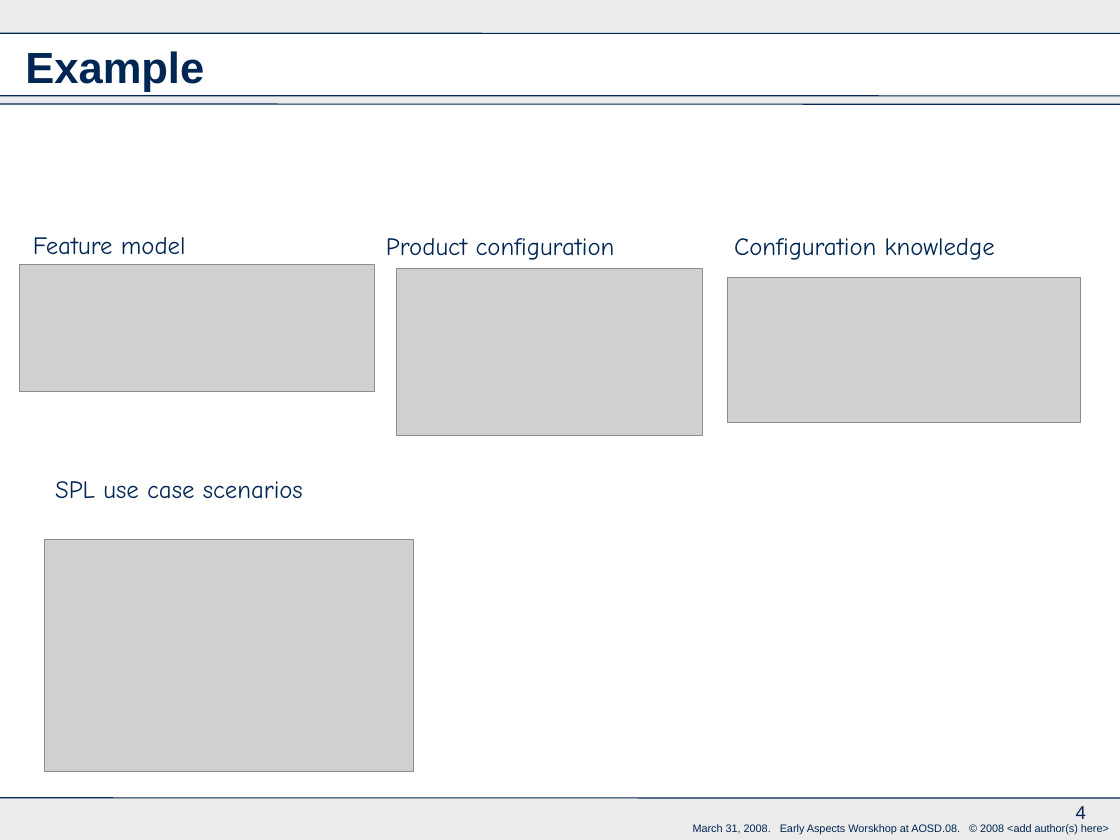
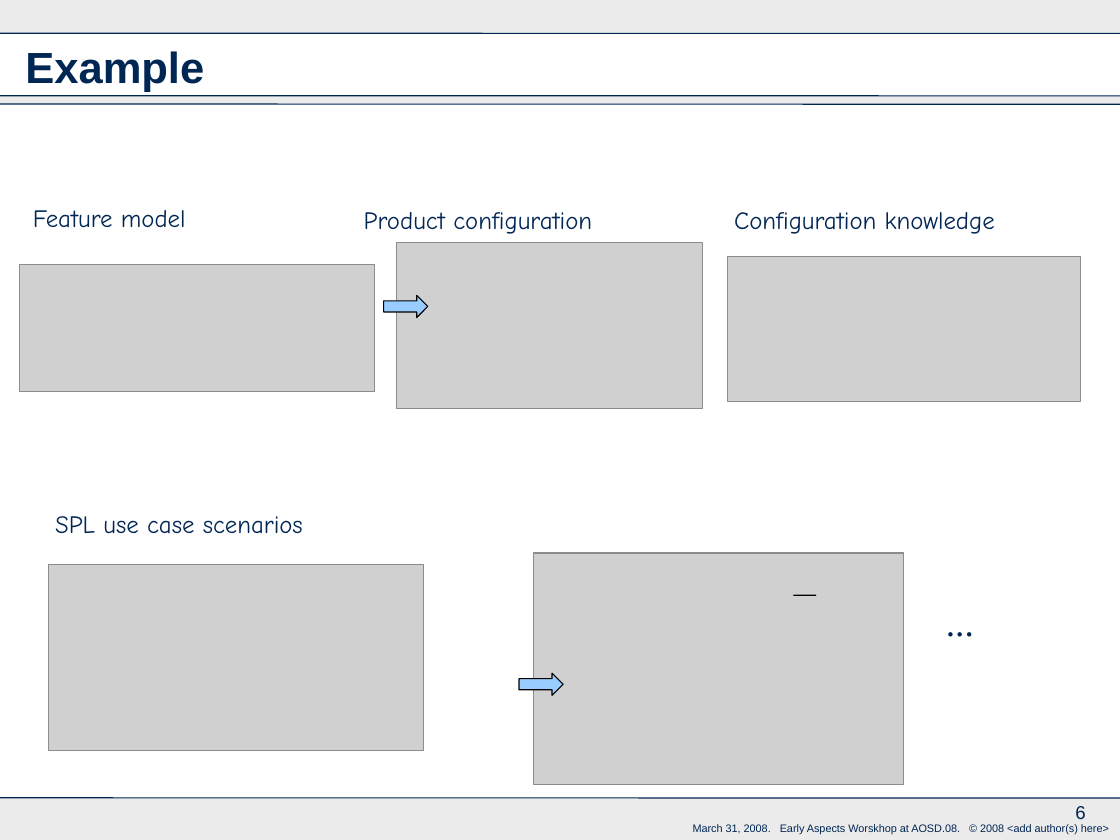
Before and after one commit to rbonifacio/variability-management-research, a slide deck: slide 6 of VariabilityManagement/docs/papers/ea/EA AOSD-RBA.ppt (slide 4 before the commit). Drawn at 1120x840 pixels with LibreOffice and Linux fonts; fonts in the diff are those of the drawing; grey boxes stand for pictures; background and template pictures are left out. Boxes give left, top, right and bottom in pixels: in the first picture for what was removed or moved away, otherwise in the second. Text is boxed around its words. In the diff, an @@ line names an element or a change of style, - is before the commit and + after.

```diff
--- a/VariabilityManagement/docs/papers/ea/EA AOSD-RBA.ppt
+++ b/VariabilityManagement/docs/papers/ea/EA AOSD-RBA.ppt
@@ text "Product configuration": place and size @@
-text "Product configuration" at <box>386,238,615,260</box>
+text "Product configuration" at <box>364,212,592,234</box>
@@ 2 texts, 1 picture: place and size @@
-2 texts, 1 picture at <box>33,237,995,435</box>
+2 texts, 1 picture at <box>33,210,995,408</box>
@@ picture: place and size @@
-picture at <box>728,278,1081,423</box>
+picture at <box>728,256,1081,402</box>
@@ right arrow added at <box>384,296,428,318</box>, fill #99CCFF, outline #000000 0.74 pt @@
@@ text "SPL use case scenarios": place and size @@
-text "SPL use case scenarios" at <box>55,481,303,499</box>
+text "SPL use case scenarios" at <box>55,516,303,534</box>
@@ picture: place and size @@
-picture at <box>44,540,413,772</box>
+picture at <box>48,564,423,750</box>
@@ picture added at <box>533,553,903,785</box> @@
@@ ellipse added at <box>794,595,816,595</box>, fill #99CCFF, outline #000000 0.74 pt @@
@@ text added at <box>935,599,986,652</box>, 24 pt, text #002654 @@
+...
@@ right arrow added at <box>519,673,562,696</box>, fill #99CCFF, outline #000000 0.74 pt @@
@@ page number at <box>1075,806,1085,819</box>: text changed @@
-4
+6
```
Also in this commit, not shown: 5 other slides changed, 2 slides added.
